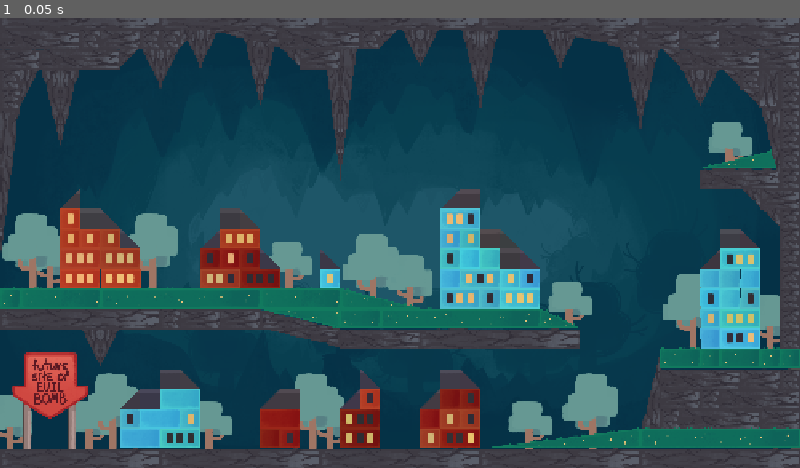
Above: before the commit, frame 1.
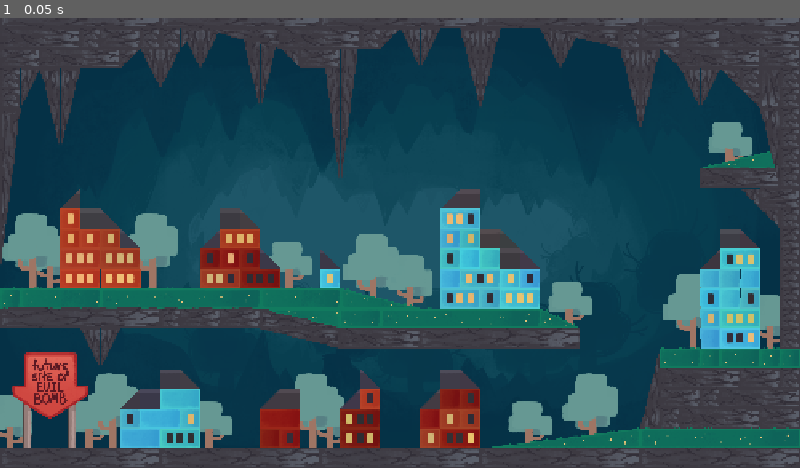
Above: after the commit, the same moment.

Repository: hexagon62/bombs
Game: Godot game, scene res://scenes/levels/level_2.tscn
Same seed, same stepped clock (60 frames per second), same inputs: the game is played once before the commit and once after it. This scene is started directly instead of the project's main scene. Sound files missing from this copy of the repository are replaced by a short silence.
Inputs:
- Up to frame 1 (0.05 s): no input

The runs differ from the first frame. In frame 1, 2.9% of the frame differs, in the area x 0-100%, y 0-100%.

Commit message:
Align static rock sprite textures

Diff:
--- a/scenes/spawnable/static/rock/static_box_1x1_rock.tscn
+++ b/scenes/spawnable/static/rock/static_box_1x1_rock.tscn
@@ -11,5 +11,6 @@
 shape = SubResource("RectangleShape2D_ipdc0")
 
 [node name="Sprite2D" type="Sprite2D" parent="."]
+position = Vector2(0, -2)
 scale = Vector2(0.25, 0.25)
 texture = ExtResource("1_fwksb")
--- a/scenes/spawnable/static/rock/static_box_1x2_rock.tscn
+++ b/scenes/spawnable/static/rock/static_box_1x2_rock.tscn
@@ -12,6 +12,6 @@
 shape = SubResource("RectangleShape2D_ipdc0")
 
 [node name="Sprite2D" type="Sprite2D" parent="."]
-position = Vector2(16, 0)
+position = Vector2(16, -2)
 scale = Vector2(0.25, 0.25)
 texture = ExtResource("1_mwqgi")
--- a/scenes/spawnable/static/rock/static_box_1x4_rock.tscn
+++ b/scenes/spawnable/static/rock/static_box_1x4_rock.tscn
@@ -12,6 +12,6 @@
 shape = SubResource("RectangleShape2D_ipdc0")
 
 [node name="Sprite2D" type="Sprite2D" parent="."]
-position = Vector2(16, 0)
+position = Vector2(16, -2)
 scale = Vector2(0.25, 0.25)
 texture = ExtResource("1_7fmbn")
--- a/scenes/spawnable/static/rock/static_box_1x8_rock.tscn
+++ b/scenes/spawnable/static/rock/static_box_1x8_rock.tscn
@@ -12,6 +12,6 @@
 shape = SubResource("RectangleShape2D_ipdc0")
 
 [node name="Sprite2D" type="Sprite2D" parent="."]
-position = Vector2(16, 0)
+position = Vector2(16, -2)
 scale = Vector2(0.25, 0.25)
 texture = ExtResource("1_iecd8")
--- a/scenes/spawnable/static/rock/static_fl_slope_1x1_rock.tscn
+++ b/scenes/spawnable/static/rock/static_fl_slope_1x1_rock.tscn
@@ -11,6 +11,7 @@
 shape = SubResource("ConvexPolygonShape2D_ofx4e")
 
 [node name="Sprite2D" type="Sprite2D" parent="."]
+position = Vector2(0, -2)
 scale = Vector2(0.25, 0.25)
 texture = ExtResource("1_0t4ed")
 flip_h = true
--- a/scenes/spawnable/static/rock/static_fl_slope_1x2_rock.tscn
+++ b/scenes/spawnable/static/rock/static_fl_slope_1x2_rock.tscn
@@ -11,7 +11,7 @@
 shape = SubResource("ConvexPolygonShape2D_ofx4e")
 
 [node name="Sprite2D" type="Sprite2D" parent="."]
-position = Vector2(16, 0)
+position = Vector2(16, -2)
 scale = Vector2(0.25, 0.25)
 texture = ExtResource("1_3hkte")
 flip_h = true
--- a/scenes/spawnable/static/rock/static_fl_slope_1x4_rock.tscn
+++ b/scenes/spawnable/static/rock/static_fl_slope_1x4_rock.tscn
@@ -11,7 +11,7 @@
 shape = SubResource("ConvexPolygonShape2D_ofx4e")
 
 [node name="Sprite2D" type="Sprite2D" parent="."]
-position = Vector2(16, 0)
+position = Vector2(16, -2)
 scale = Vector2(0.25, 0.25)
 texture = ExtResource("1_hqox0")
 flip_h = true
--- a/scenes/spawnable/static/rock/static_fl_slope_1x8_rock.tscn
+++ b/scenes/spawnable/static/rock/static_fl_slope_1x8_rock.tscn
@@ -11,7 +11,7 @@
 shape = SubResource("ConvexPolygonShape2D_ofx4e")
 
 [node name="Sprite2D" type="Sprite2D" parent="."]
-position = Vector2(16, 0)
+position = Vector2(16, -2)
 scale = Vector2(0.25, 0.25)
 texture = ExtResource("1_aainb")
 flip_h = true
--- a/scenes/spawnable/static/rock/static_fr_slope_1x1_rock.tscn
+++ b/scenes/spawnable/static/rock/static_fr_slope_1x1_rock.tscn
@@ -11,5 +11,6 @@
 shape = SubResource("ConvexPolygonShape2D_ofx4e")
 
 [node name="Sprite2D" type="Sprite2D" parent="."]
+position = Vector2(0, -2)
 scale = Vector2(0.25, 0.25)
 texture = ExtResource("1_fsa7i")
--- a/scenes/spawnable/static/rock/static_fr_slope_1x2_rock.tscn
+++ b/scenes/spawnable/static/rock/static_fr_slope_1x2_rock.tscn
@@ -11,6 +11,6 @@
 shape = SubResource("ConvexPolygonShape2D_ofx4e")
 
 [node name="Sprite2D" type="Sprite2D" parent="."]
-position = Vector2(16, 0)
+position = Vector2(16, -2)
 scale = Vector2(0.25, 0.25)
 texture = ExtResource("1_yx2j6")
--- a/scenes/spawnable/static/rock/static_fr_slope_1x4_rock.tscn
+++ b/scenes/spawnable/static/rock/static_fr_slope_1x4_rock.tscn
@@ -11,6 +11,6 @@
 shape = SubResource("ConvexPolygonShape2D_ofx4e")
 
 [node name="Sprite2D" type="Sprite2D" parent="."]
-position = Vector2(16, 0)
+position = Vector2(16, -2)
 scale = Vector2(0.25, 0.25)
 texture = ExtResource("1_10viw")
--- a/scenes/spawnable/static/rock/static_fr_slope_1x8_rock.tscn
+++ b/scenes/spawnable/static/rock/static_fr_slope_1x8_rock.tscn
@@ -11,6 +11,6 @@
 shape = SubResource("ConvexPolygonShape2D_ofx4e")
 
 [node name="Sprite2D" type="Sprite2D" parent="."]
-position = Vector2(16, 0)
+position = Vector2(16, -2)
 scale = Vector2(0.25, 0.25)
 texture = ExtResource("1_q28gy")
